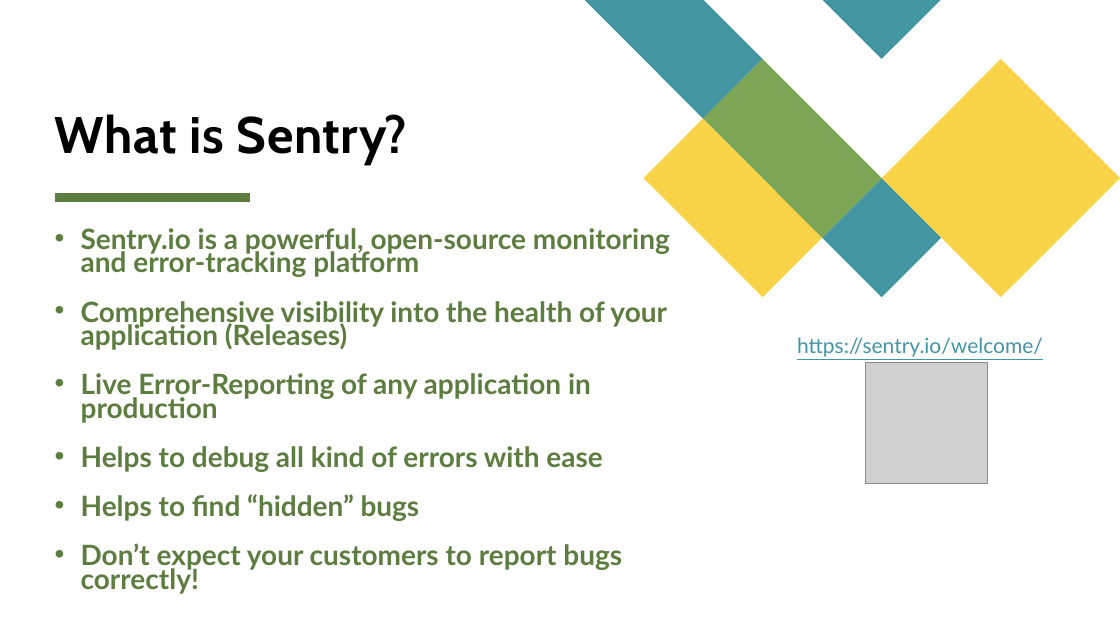
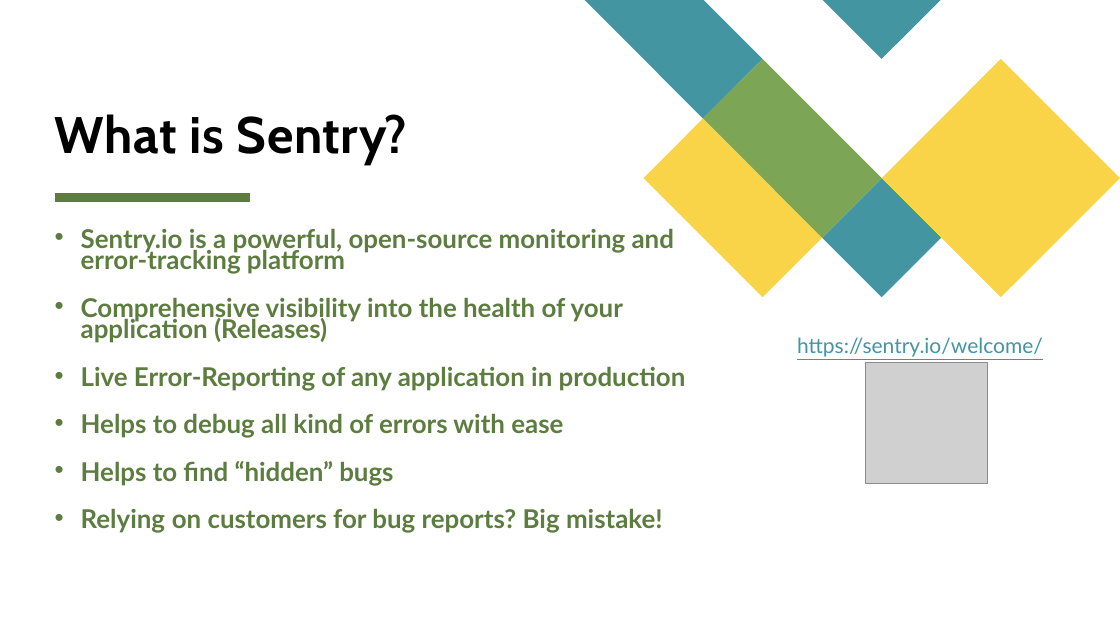
Before and after one commit to Profile-GmbH/Sentry, a slide deck: slide 5 of Sentry_Presentation.pptx. Drawn at 1120x630 pixels with LibreOffice and Linux fonts; fonts in the diff are those of the drawing; grey boxes stand for pictures; background and template pictures are left out. Boxes give left, top, right and bottom in pixels: in the first picture for what was removed or moved away, otherwise in the second. Text is boxed around its words. In the diff, an @@ line names an element or a change of style, - is before the commit and + after.

```diff
--- a/Sentry_Presentation.pptx
+++ b/Sentry_Presentation.pptx
@@ text at (x1=81, y1=228, x2=686, y2=486): size 24 to 22.2 pt in "Sentry.io is a powerful, open-source monitoring and ...", "Comprehensive visibility into the health of your ...", "Live Error-Reporting of any application in production", "Helps to debug all kind of errors ..." and 1 more places @@
@@ text at (x1=81, y1=508, x2=663, y2=533): text changed; size 24 to 22.2 pt @@
-• Don’t expect your customers to report bugs correctly!
+• Relying on customers for bug reports? Big mistake!
```
Also in this commit, not shown: 1 other file.
